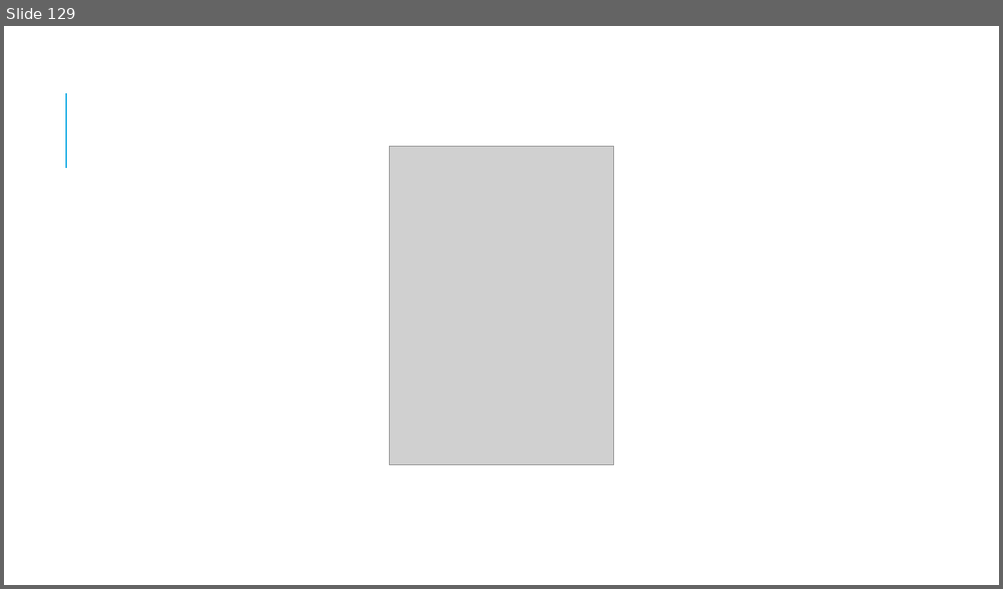
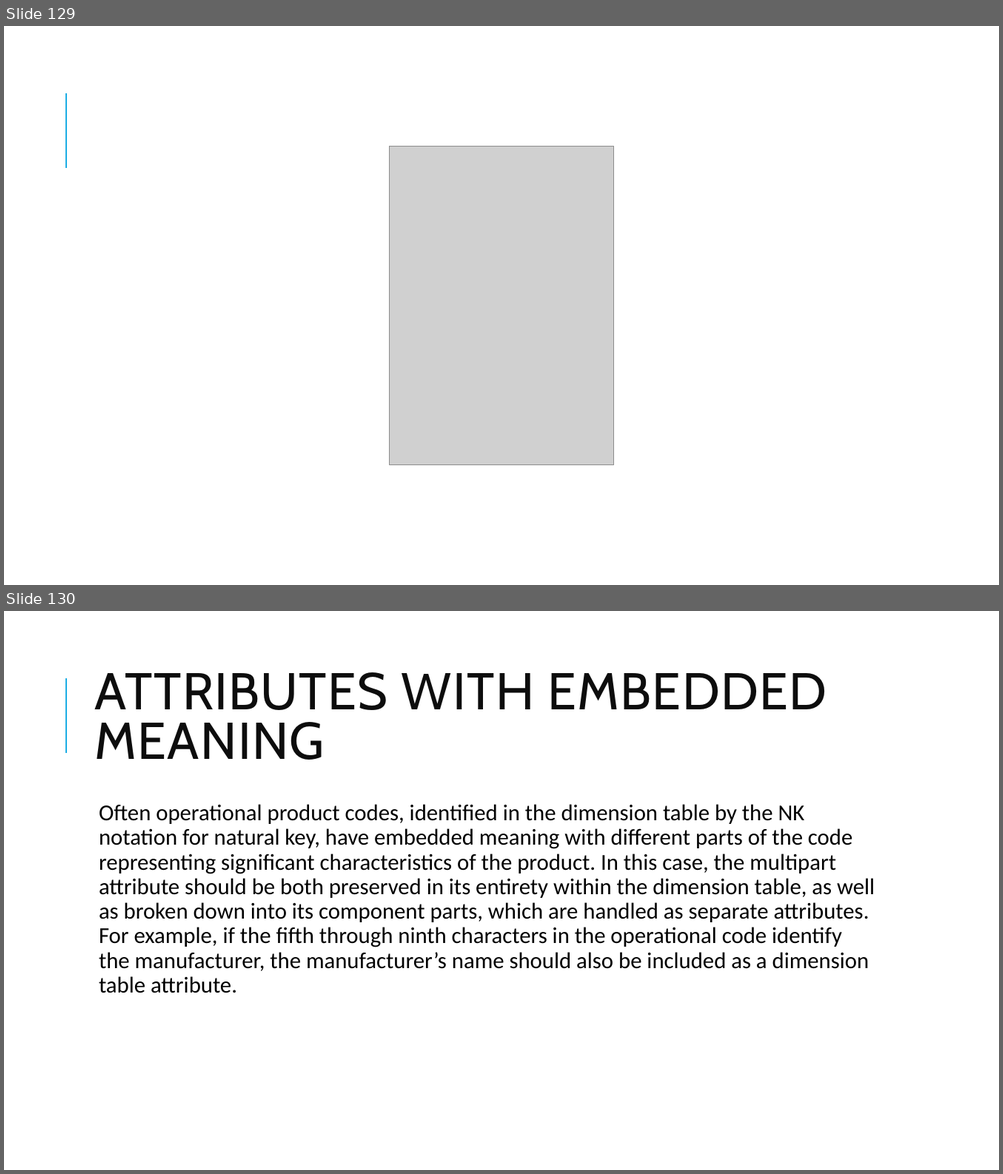
Before and after one commit to patrickbiesheuveltraining/datamodeling, a slide deck: Modeling techniques.pptx. Shown one above the other, each under a label of ours: slide 129 before the commit, slides 129 and 130 after it. The pictures are 1003x589 and 1003x1174 pixels, drawn with LibreOffice and Linux fonts; fonts in the diff are those of the drawing; grey boxes stand for pictures. Boxes give left, top, right and bottom in pixels: in the first picture for what was removed or moved away, otherwise in the second. Text is boxed around its words. In the diff, an @@ line names an element or a change of style, - is before the commit and + after.

```diff
--- a/Modeling techniques.pptx
+++ b/Modeling techniques.pptx
@@ slide 130 added at (4, 611, 999, 1170), background #FFFFFF; not listed: 1 template element that a slide beside it also shows @@
@@ title added at (95, 672, 827, 760), 50 pt, text #0D0D0D @@
+ATTRIBUTES WITH EMBEDDED MEANING
@@ text added at (99, 804, 874, 994), 22 pt, text #000000 @@
+  Often operational product codes, identified in the dimension table by the NK notation for natural key, have embedded meaning with different parts of the code representing significant characteristics of the product. In this case, the multipart attribute should be both preserved in its entirety within the dimension table, as well as broken down into its component parts, which are handled as separate attributes. For example, if the fifth through ninth characters in the operational code identify the manufacturer, the manufacturer’s name should also be included as a dimension table attribute.
```
Also in this commit, not shown: 15 other slides added.
